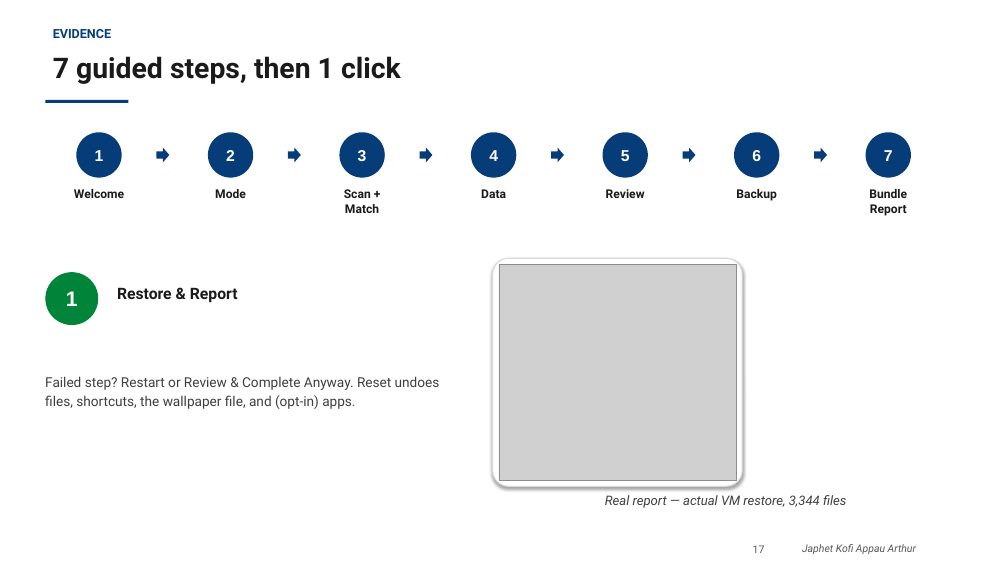
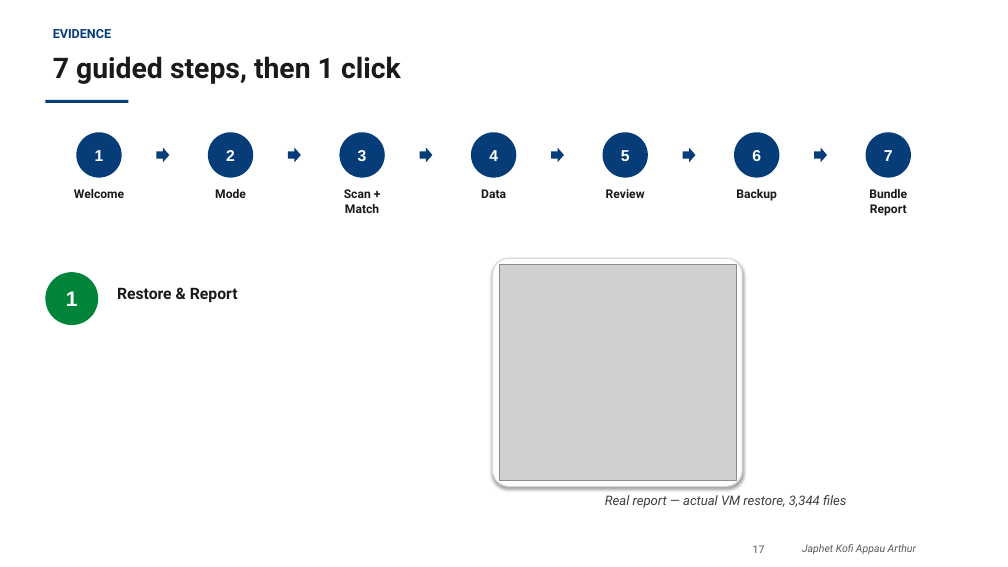
Before and after one commit to PenCoder/full-auto-migration, a slide deck: slide 17 of docs/presentation/Migration_Wizard_Praktikum_Presentation.pptx. Drawn at 1008x567 pixels with LibreOffice and Linux fonts; fonts in the diff are those of the drawing; grey boxes stand for pictures; background and template pictures are left out. Boxes give left, top, right and bottom in pixels: in the first picture for what was removed or moved away, otherwise in the second. Text is boxed around its words. In the diff, an @@ line names an element or a change of style, - is before the commit and + after.

```diff
--- a/docs/presentation/Migration_Wizard_Praktikum_Presentation.pptx
+++ b/docs/presentation/Migration_Wizard_Praktikum_Presentation.pptx
@@ text removed at (45, 376, 440, 409) @@
-Failed step? Restart or Review & Complete Anyway. Reset undoes files, shortcuts, the wallpaper file, and (opt-in) apps.
```
Also in this commit, not shown: 11 other slides changed, 2 slides added, 2 slides removed, 10 other files.
